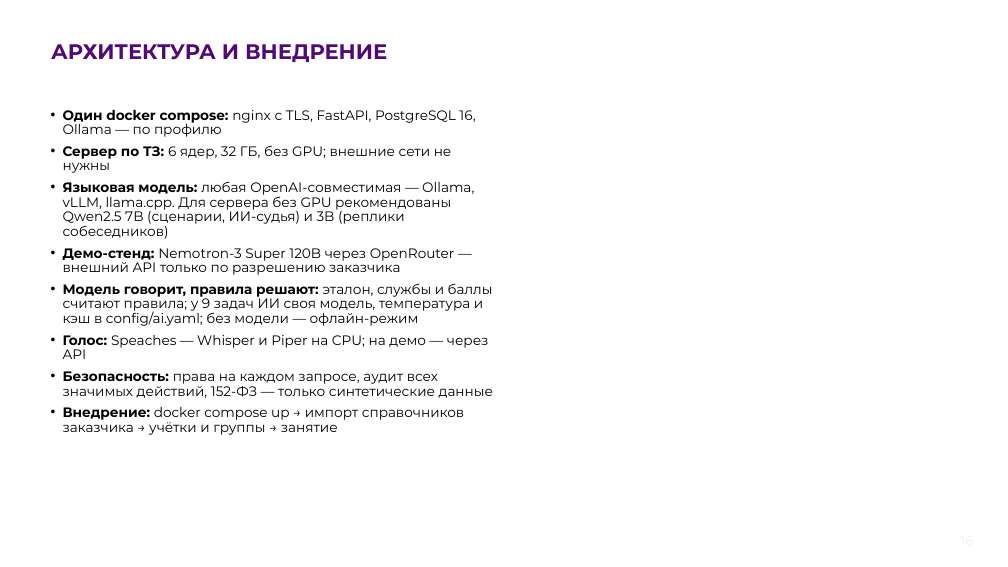
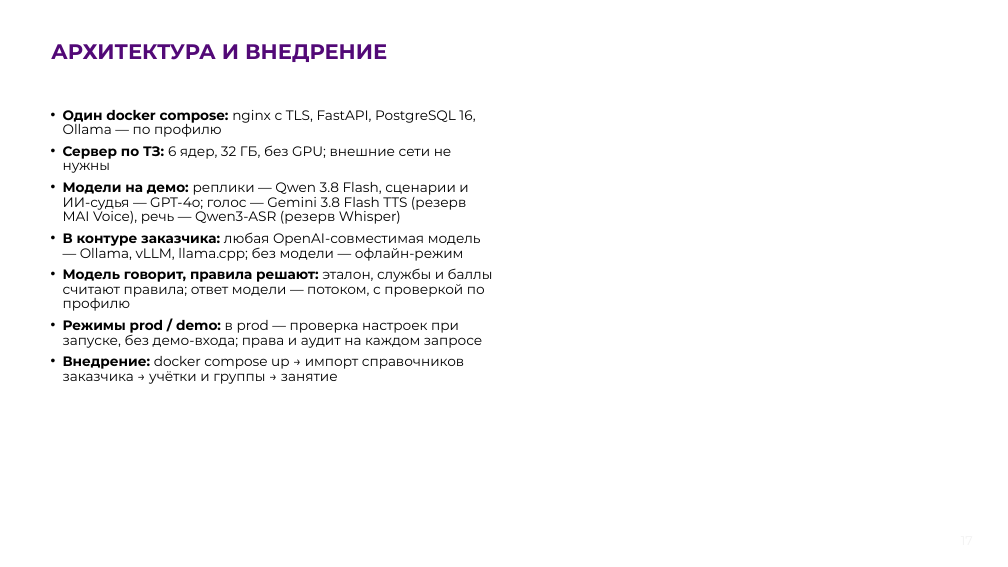
Before and after one commit to Fosh1er/MCHS_hack_AIskra, a slide deck: slide 17 of docs/presentation/АИскра_презентация_ЛЦТ2026.pptx (slide 16 before the commit). Drawn at 1008x567 pixels with LibreOffice and Linux fonts; fonts in the diff are those of the drawing; background and template pictures are left out. Boxes give left, top, right and bottom in pixels: in the first picture for what was removed or moved away, otherwise in the second. Text is boxed around its words. In the diff, an @@ line names an element or a change of style, - is before the commit and + after.

```diff
--- a/docs/presentation/АИскра_презентация_ЛЦТ2026.pptx
+++ b/docs/presentation/АИскра_презентация_ЛЦТ2026.pptx
@@ text at (63, 182, 493, 348): text changed @@
-• Языковая модель: любая OpenAI-совместимая — Ollama, vLLM, llama.cpp. Для сервера без GPU рекомендованы Qwen2.5 7B (сценарии, ИИ-судья) и 3B (реплики собеседников)
-• Демо-стенд: Nemotron-3 Super 120B через OpenRouter — внешний API только по разрешению заказчика
-• Модель говорит, правила решают: эталон, службы и баллы считают правила; у 9 задач ИИ своя модель, температура и кэш в config/ai.yaml; без модели — офлайн-режим
-• Голос: Speaches — Whisper и Piper на CPU; на демо — через API
-• Безопасность: права на каждом запросе, аудит всех значимых действий, 152-ФЗ — только синтетические данные
+• Модели на демо: реплики — Qwen 3.8 Flash, сценарии и ИИ-судья — GPT-4o; голос — Gemini 3.8 Flash TTS (резерв MAI Voice), речь — Qwen3-ASR (резерв Whisper)
+• В контуре заказчика: любая OpenAI-совместимая модель — Ollama, vLLM, llama.cpp; без модели — офлайн-режим
+• Модель говорит, правила решают: эталон, службы и баллы считают правила; ответ модели — потоком, с проверкой по профилю
+• Режимы prod / demo: в prod — проверка настроек при запуске, без демо-входа; права и аудит на каждом запросе
```
Also in this commit, not shown: 5 other slides changed, 7 slides added, 5 other files.
